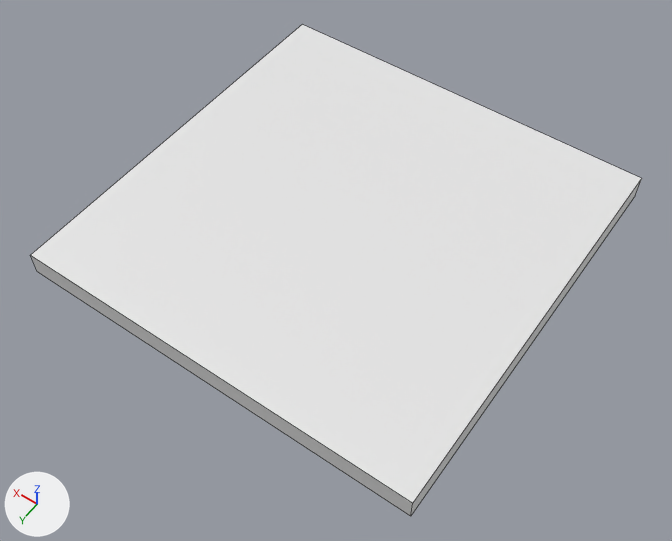
A saved change to the FBX model Critters_Project/Content/Assets/Environment/Architecture/BigBlock_Arch_01.FBX.
The view is the same before and after, from a camera (50 mm lens) standing at (-2.6, 1.32, 3.32) and looking at (-1.05, -0.85, -0.09). Lighting does not change. The marker at lower left points along +X, +Y and +Z. Mesh edges are drawn as thin lines. Where no turn or scale is listed for an object, it has been applied to the vertices.

Names of what the first picture shows: 'BigBlock_Arch_01'.
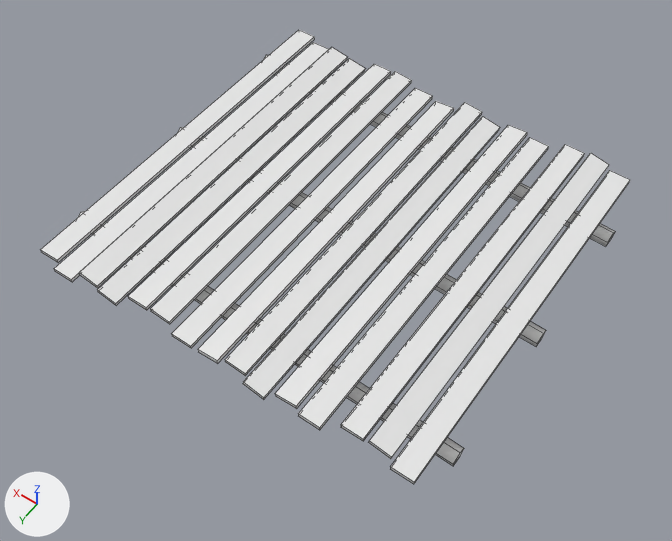
What differs and where, as boxes (x1, y1, x2, y2) in the pictures (672 x 541 px):
'BigBlock_Arch_01', reshaped, moved (8% shorter)
    before: (31, 25, 642, 516)
    after: (40, 30, 630, 484)

The change in detail:
me_mesh is used by ob_bigblock_arch_01; location (0.0, 0.0, 0.0).
me_mesh had 8 vertices, 6 faces and spanned x -2.0..0.0, y -2.0..0.0, z 0.0..0.12.
me_mesh now has 150 vertices, 98 faces and spans x -1.85..0.2, y -1.05..0.95, z -0.17..0.03.
me_mesh part 1: the whole mesh is rebuilt.
Object 'BigBlock_Arch_01' (ob_bigblock_arch_01) moves from (0.0, 0.0, 0.0) to (-0.172, -0.959, 0.103).
